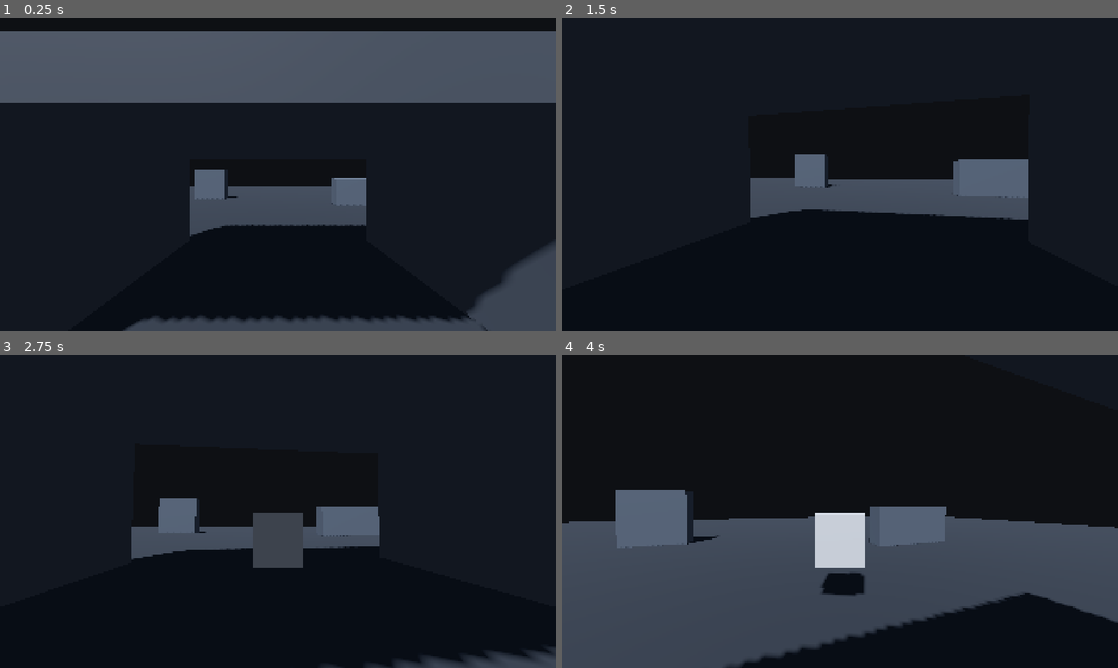
Above: before the commit, frames 1-4 (two rows, left to right).
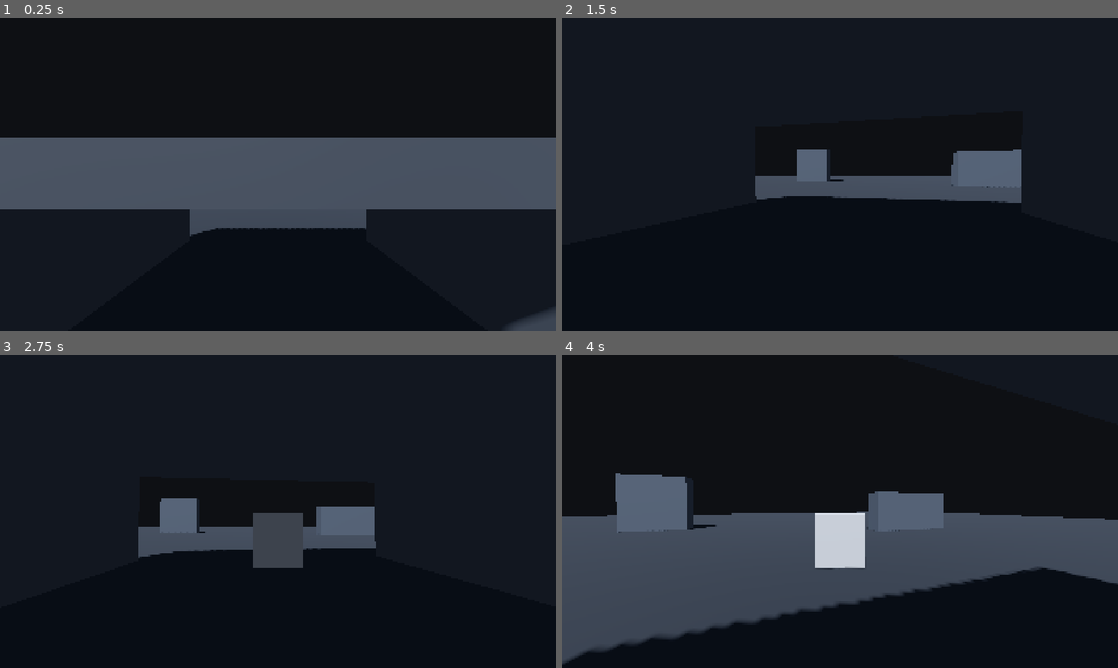
Above: after the commit, the same moments.

Repository: Gh0stDeveloper/NEXORA-DEADFALL
Game: Godot game, scene res://src/main/Main.tscn
The game is run twice, just before and just after one commit, with the same random seed, the same clock (stepped at 60 frames per second) and the same inputs.
Inputs (mouse positions are in pixels of both pictures, inside the frame that each line leads up to):
- Up to frame 1 (0.25 s): no input
- Up to frame 2 (1.5 s): tap Enter at 0.5 s; move the mouse to (867, 174) at 0.52 s; hold W (move_forward) from 0.53 s (still down); tap C (crouch) at 0.6 s; tap Space (jump) at 0.77 s; tap Z (prone) at 0.8, 1.35 s; move the mouse to (812, 174) at 1.27 s
- Up to frame 3 (2.75 s): keep holding W (move_forward); tap Space (jump) at 1.52 s; tap C (crouch) at 1.55 s; move the mouse to (289, 505) at 2.02 s; tap V (camera_cycle) at 2.1 s; tap Z (prone) at 2.3 s
- Up to frame 4 (4 s): keep holding W (move_forward); move the mouse to (834, 517) at 2.77 s; tap C (crouch) at 2.85 s; tap Space (jump) at 3.02, 3.77 s; move the mouse to (878, 514) at 3.52 s; tap Z (prone) at 3.6 s

The runs differ from the first frame. In frame 1, 48% of the frame differs, in the area x 0-100%, y 4-100%; in frame 2, 3.5%; in frame 3, 1.4%; in frame 4, 14%.

Commit message:
test: make stance clearance tunnel meaningful

Diff:
--- a/src/maps/test_range/TestRange.gd
+++ b/src/maps/test_range/TestRange.gd
@@ -28,9 +28,12 @@
 	_create_box("Floor", Vector3(0, -0.25, 0), Vector3(42, 0.5, 42), Color(0.13, 0.15, 0.18))
 	_create_box("CoverA", Vector3(-4.5, 1.0, -6.0), Vector3(2.0, 2.0, 0.8), Color(0.24, 0.27, 0.31))
 	_create_box("CoverB", Vector3(4.5, 0.7, -3.0), Vector3(3.0, 1.4, 0.8), Color(0.24, 0.27, 0.31))
-	_create_box("LowTunnelTop", Vector3(0.0, 2.15, 5.0), Vector3(5.0, 0.35, 4.0), Color(0.20, 0.22, 0.25))
-	_create_box("LowTunnelLeft", Vector3(-2.35, 1.0, 5.0), Vector3(0.35, 2.0, 4.0), Color(0.20, 0.22, 0.25))
-	_create_box("LowTunnelRight", Vector3(2.35, 1.0, 5.0), Vector3(0.35, 2.0, 4.0), Color(0.20, 0.22, 0.25))
+
+	# Clearance tunnel: 1.45 m from floor to ceiling. Standing (1.80 m)
+	# must be rejected while crouch (1.25 m) and prone (0.80 m) can fit.
+	_create_box("LowTunnelTop", Vector3(0.0, 1.625, 5.0), Vector3(5.0, 0.35, 4.0), Color(0.20, 0.22, 0.25))
+	_create_box("LowTunnelLeft", Vector3(-2.35, 0.725, 5.0), Vector3(0.35, 1.45, 4.0), Color(0.20, 0.22, 0.25))
+	_create_box("LowTunnelRight", Vector3(2.35, 0.725, 5.0), Vector3(0.35, 1.45, 4.0), Color(0.20, 0.22, 0.25))
 
 func _create_box(node_name: String, position_value: Vector3, size_value: Vector3, color: Color) -> void:
 	var body := StaticBody3D.new()
